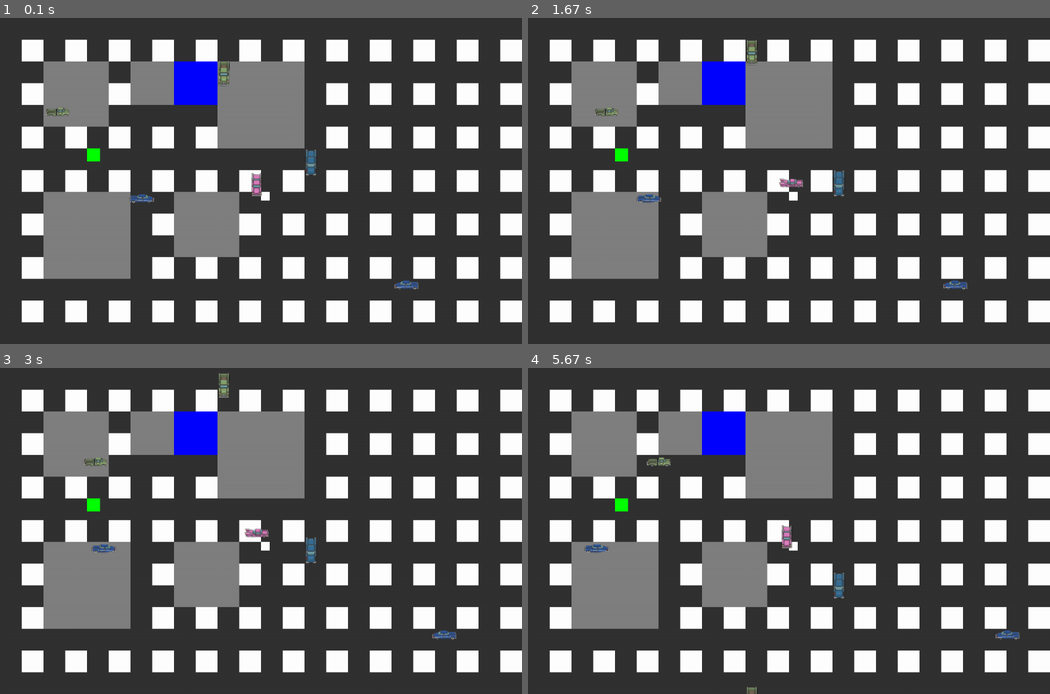
Above: before the commit, frames 1-4 (two rows, left to right).
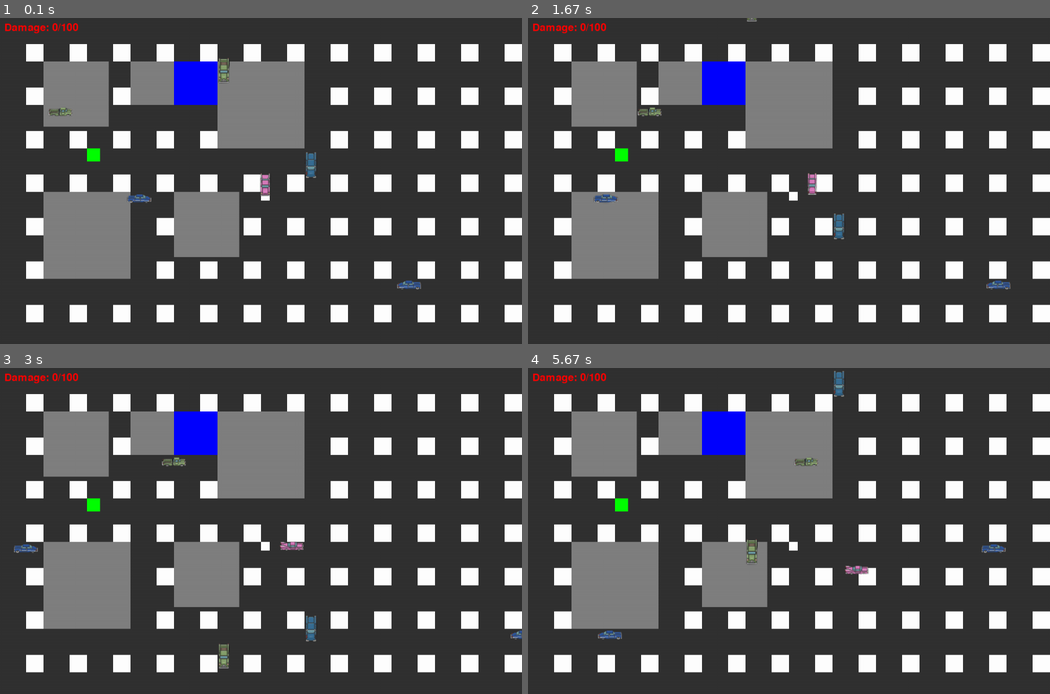
Above: after the commit, the same moments.

Repository: AdamWalters1/pygame-adam
Game: pygame game, started from src/main.py
Same seed, same stepped clock (60 frames per second), same inputs: the game is played once before the commit and once after it.
Inputs:
- Up to frame 1 (0.1 s): no input
- Up to frame 2 (1.67 s): hold Right 0.33-0.8 s; hold Up 0.83-1.13 s; hold Right 1.17-1.63 s
- Up to frame 3 (3 s): hold Down 2.23-2.53 s; hold Left 2.57-2.97 s
- Up to frame 4 (5.67 s): hold Up 3-3.37 s; hold Right 3.4-4.03 s; hold Down 4.07-4.43 s; hold Left 4.47-4.93 s; hold Right 4.97-5.43 s; hold Up from 5.47 s (still down)

The runs differ from the first frame. In frame 1, 8.6% of the frame differs, in the area x 0-100%, y 1-94%; in frame 2, 9.1%; in frame 3, 9.2%; in frame 4, 9.2%.

Commit message:
Added collision, fixed sound

Diff:
--- a/src/main.py
+++ b/src/main.py
@@ -33,15 +33,15 @@
 car2 = car_images[4:8]
 car3 = car_images[12:16]
 
-print(len(car1))
+
 
 player_size = 50
 player_speed = 5
-player = Player(WIDTH // 2 - player_size // 2, HEIGHT // 2 - player_size // 2, player_size, player_speed, car_images)
+player = Player(WIDTH // 2 - player_size // 2 +20, HEIGHT // 2 - player_size // 2, player_size, player_speed, car_images)
 
 # Define road grid
 GRID_SIZE = 100  # Size of each grid square
-ROAD_WIDTH = 50
+ROAD_WIDTH = 60
 NUM_ROWS = HEIGHT // GRID_SIZE
 NUM_COLS = WIDTH // GRID_SIZE
 
@@ -83,18 +83,18 @@
 randomnum = randint(1,2)
 
 # Load background music and sound effects
-#if randomnum == 1:
-    #background_music_path = os.path.join('..', 'assets', 'sounds', 'backgroundTraffic1.wav')
-#else:
-    #background_music_path = os.path.join('..', 'assets', 'sounds', 'backgroundTraffic22.wav')
+if randomnum == 1:
+    background_music_path = 'C:/Users/adamw/OneDrive/Documents/Comp Sci/DrivingAmongIdiots-adam/assets/sounds/backgroundTraffic1.wav'
+else:
+    background_music_path = 'C:/Users/adamw/OneDrive/Documents/Comp Sci/DrivingAmongIdiots-adam/assets/sounds/backgroundTraffic2.wav'
 
 
-#effect_path = os.path.join('..', 'assets', 'sounds', 'effect.wav')
+effect_path = 'C:/Users/adamw/OneDrive/Documents/Comp Sci/DrivingAmongIdiots-adam/assets/sounds/passing.wav'
 
-#pygame.mixer.music.load(background_music_path)
-#pygame.mixer.music.play(-1)  # Play the background music in a loop
+pygame.mixer.music.load(background_music_path)
+pygame.mixer.music.play(-1)  # Play the background music in a loop
 
-#effect = pygame.mixer.Sound(effect_path)
+effect = pygame.mixer.Sound(effect_path)
 
 # Main game loop
 running = True
@@ -106,8 +106,11 @@
     keys = pygame.key.get_pressed()
     player.move(keys)
 
-    #if keys[pygame.K_UP] or keys[pygame.K_DOWN] or keys[pygame.K_LEFT] or keys[pygame.K_RIGHT]:
+    player.check_collision(obstacles + buildings, obstacle_cars)
+
+    #if keys[pygame.K_UP] or keys[pygame.K_DOWN]:
         #effect.play()
+
     for obstacle_car in obstacle_cars:
         obstacle_car.move()
     # background
@@ -130,8 +133,13 @@
     # Draw game objects
     player.draw(win)
 
+    # Displaying damage
+    font = pygame.font.SysFont(None, 36)
+    damage_text = font.render(f"Damage: {player.damage}/{player.max_damage}", True, RED)
+    win.blit(damage_text, (10, 10))
+
     pygame.display.update()  # Update display
-    pygame.time.Clock().tick(10)
+    pygame.time.Clock().tick(30)
 
 # Quit Pygame
 pygame.quit()
--- a/src/obstacle.py
+++ b/src/obstacle.py
@@ -1,3 +1,4 @@
+# obstacle.py
 import pygame
 
 class Obstacle:
@@ -6,6 +7,7 @@
         self.y = y
         self.size = size
         self.color = color
+        self.rect = pygame.Rect(x, y, size, size)
 
     def draw(self, surface):
         pygame.draw.rect(surface, self.color, (self.x, self.y, self.size, self.size))
@@ -21,6 +23,7 @@
         self.direction = direction  # left, right, up or down
         self.car_images = car_images
         self.direction_index = 0
+        self.rect = pygame.Rect(x, y, size, size)
 
         if self.direction == 'left':
             self.direction_index = 0  # Assuming index 0 for left images
@@ -49,6 +52,7 @@
             if self.y < -self.size:  # Assuming screen height of 600, reset position
                 self.y = 750
 
+
     def draw(self, surface):
         car_image = self.car_images[self.direction_index]
         surface.blit(car_image, (self.x, self.y))
--- a/src/player.py
+++ b/src/player.py
@@ -1,6 +1,6 @@
 # Player
-
 import pygame
+import time
 
 class Player:
     def __init__(self, x, y, size, speed, car_images):
@@ -12,19 +12,27 @@
         self.direction = 1
         self.current_speed = 0
         self.angle = 0  # Angle in degrees (0, 90, 180, 270)
+        self.damage = 0
+        self.max_damage = 100
+        self.last_collision_time = 0
+        self.collision_cooldown = 3  # Cooldown period in seconds
+        self.last_turn_time = 0
+        self.turn_cooldown = 1  # Cooldown period in seconds between turns
+
 
     def move(self, keys):
-
         if keys[pygame.K_UP]:
             self.current_speed = self.speed
         elif keys[pygame.K_DOWN]:
             self.current_speed = -self.speed
         else:
             self.current_speed = 0
-        if keys[pygame.K_LEFT]:
+        if keys[pygame.K_LEFT] and time.time() - self.last_turn_time > self.turn_cooldown:
             self.angle = (self.angle - 90) % 360
-        elif keys[pygame.K_RIGHT]:
+            self.last_turn_time = time.time()
+        elif keys[pygame.K_RIGHT] and time.time() - self.last_turn_time > self.turn_cooldown:
             self.angle = (self.angle + 90) % 360
+            self.last_turn_time = time.time()
 
         if self.angle == 0:
             self.y += self.current_speed
@@ -42,7 +50,27 @@
         self.x = max(0, min(self.x, 1200 - self.size))
         self.y = max(0, min(self.y, 750 - self.size))
 
-
     def draw(self, surface):
         car_image = self.car_images[self.direction-1]
         surface.blit(car_image, (self.x, self.y))
+
+    def check_collision(self, obstacles, obstacle_cars):
+        # Check collision with obstacles
+        for obstacle in obstacles:
+            if self.rect.colliderect(obstacle.rect):
+                if time.time() - self.last_collision_time > self.collision_cooldown:
+                    self.damage += 10
+                    self.last_collision_time = time.time()
+                    break
+
+        # Check collision with obstacle cars
+        for obstacle_car in obstacle_cars:
+            if self.rect.colliderect(obstacle_car.rect):
+                if time.time() - self.last_collision_time > self.collision_cooldown:
+                    self.damage += 20
+                    self.last_collision_time = time.time()
+                    break
+
+    @property
+    def rect(self):
+        return pygame.Rect(self.x, self.y, self.size, self.size)
